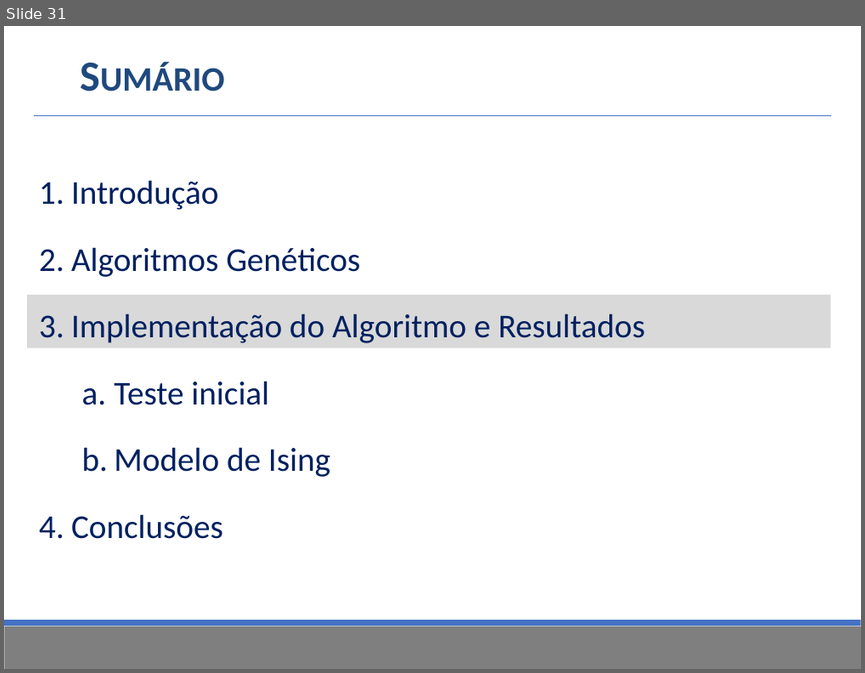
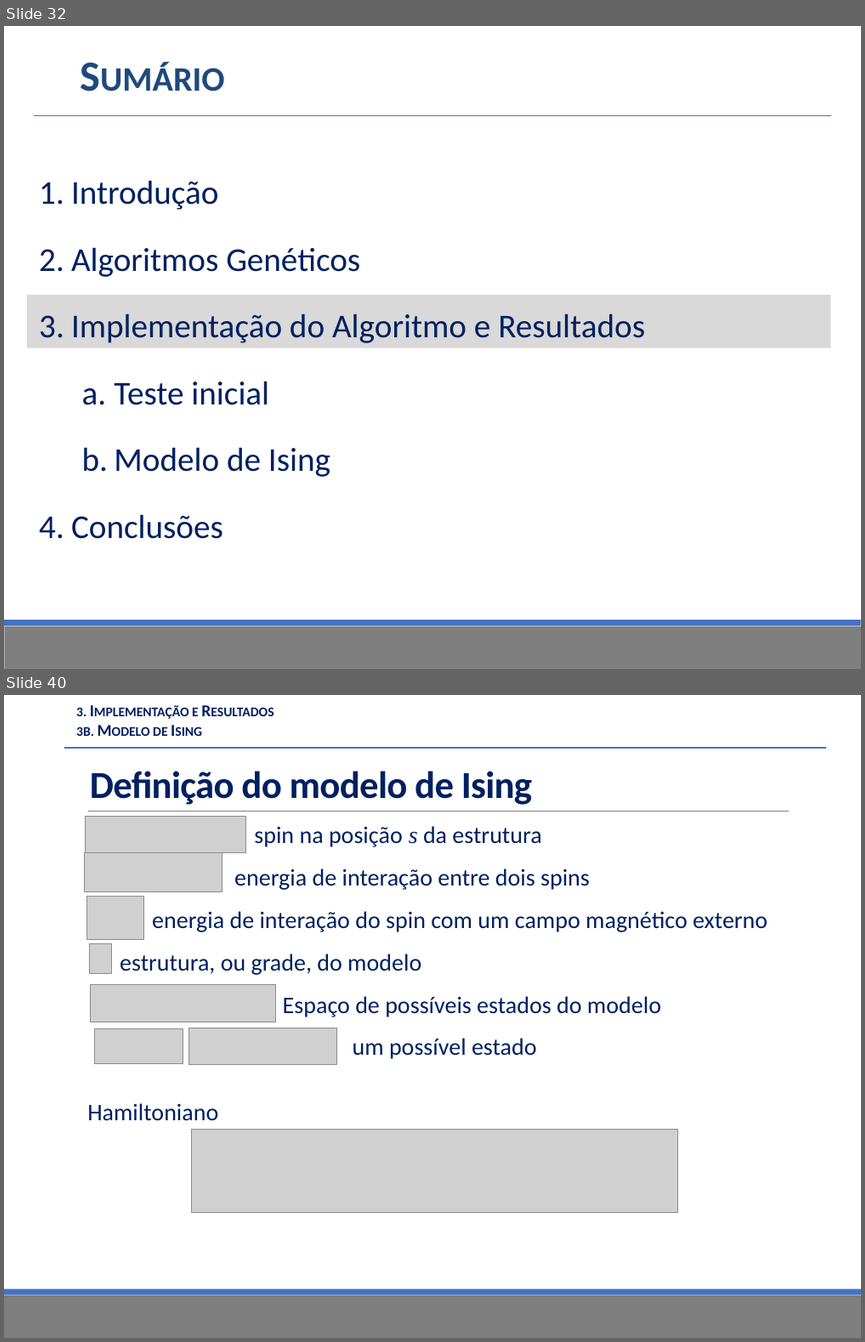
Before and after one commit to fkay/TCC-Monografia, a slide deck: Apresentação/TCC.pptx. Shown one above the other, each under a label of ours: slide 31 before the commit, slides 32 and 40 after it; the slides between them are not shown. The pictures are 865x673 and 865x1342 pixels, drawn with LibreOffice and Linux fonts; fonts in the diff are those of the drawing; grey boxes stand for pictures; background and template pictures are left out. Boxes give left, top, right and bottom in pixels: in the first picture for what was removed or moved away, otherwise in the second. Text is boxed around its words. In the diff, an @@ line names an element or a change of style, - is before the commit and + after.

```diff
--- a/Apresentação/TCC.pptx
+++ b/Apresentação/TCC.pptx
@@ slide 40 added at <box>4,695,861,1338</box>, background #FFFFFF; not listed: 2 template elements that a slide beside it also shows @@
@@ text added at <box>76,707,199,736</box>, 14 pt, text #002060, bold, small capitals @@
+3. Implementação e Resultados
+3b. Modelo de Ising
@@ line added from (64, 747) to (826, 747), #4472C4 1 pt @@
@@ title added at <box>90,771,532,805</box>, 32 pt, text #002060, bold @@
+Definição do modelo de Ising
@@ picture added at <box>85,816,245,852</box> @@
@@ line added from (88, 811) to (788, 811), #808080 0.5 pt @@
@@ text added at <box>87,826,767,1121</box>, 20 pt, text #002060 @@
+  spin na posição s da estrutura
+  energia de interação entre dois spins
+  energia de interação do spin com um campo magnético externo
+  estrutura, ou grade, do modelo
+  Espaço de possíveis estados do modelo
+  um possível estado
+  Hamiltoniano
@@ picture added at <box>85,852,222,892</box> @@
@@ picture added at <box>86,896,143,940</box> @@
@@ picture added at <box>90,944,112,974</box> @@
@@ picture added at <box>91,985,277,1022</box> @@
@@ picture added at <box>95,1028,183,1063</box> @@
@@ picture added at <box>188,1027,336,1064</box> @@
@@ picture added at <box>192,1129,677,1212</box> @@
@@ what was slide 31 is now slide 32 @@
```
Also in this commit, not shown: 6 slides changed, 28 other slides added, 3 other files.
